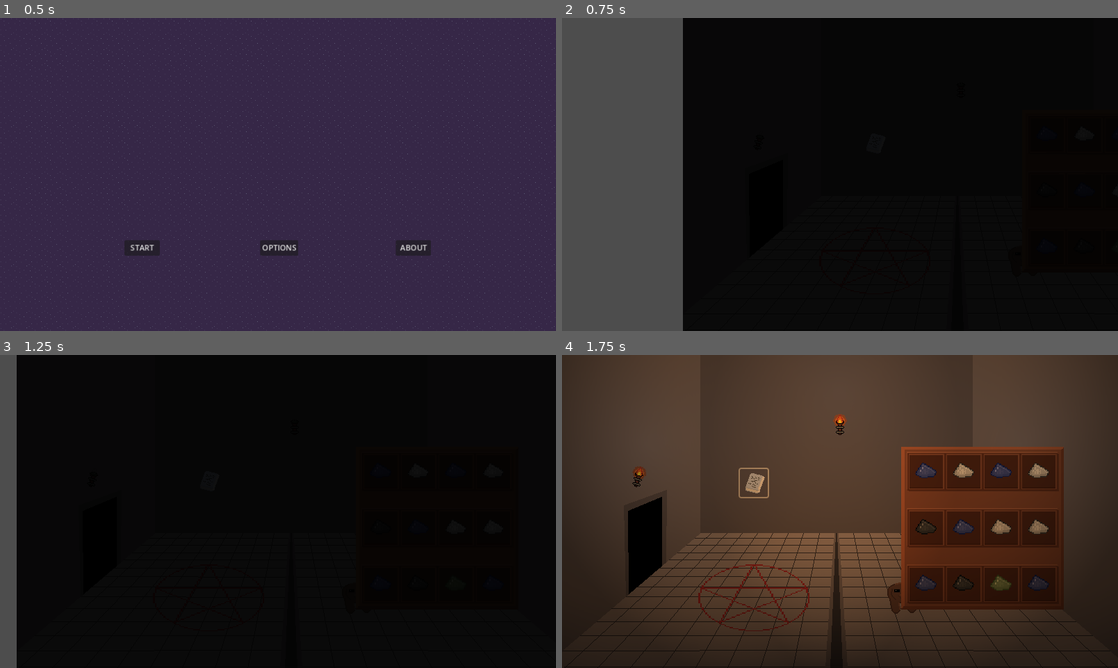
Above: before the commit, frames 1-4 (two rows, left to right).
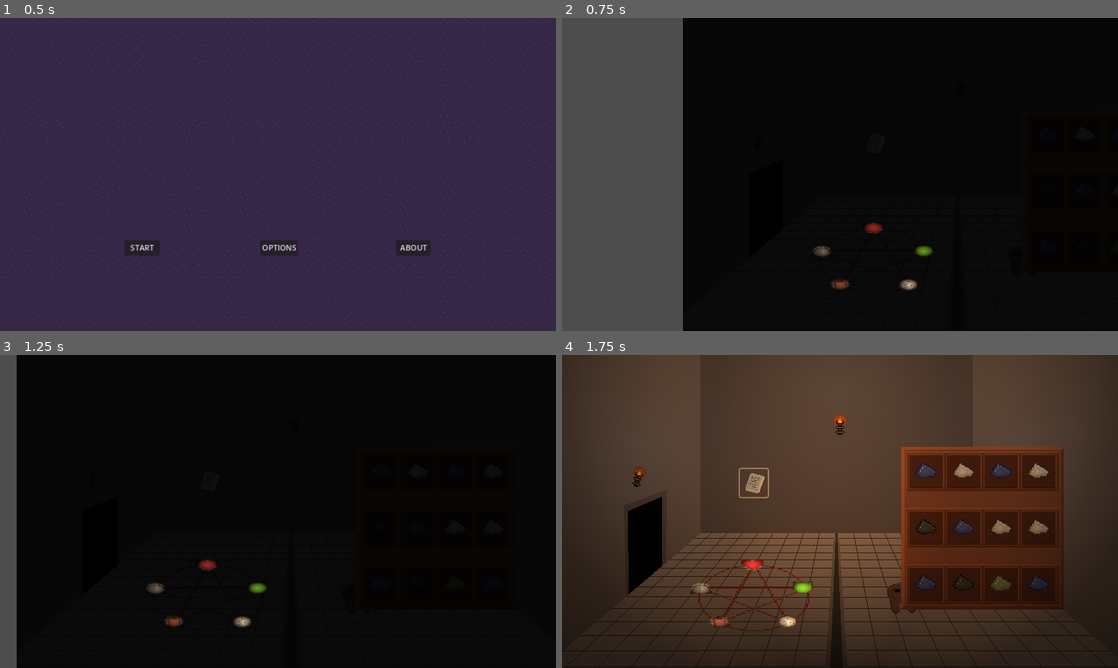
Above: after the commit, the same moments.

Repository: lewis785/ludum-dare-55
Game: Godot game, scene res://scenes/levels/main_menu.tscn
The game is run twice, just before and just after one commit, with the same random seed, the same clock (stepped at 60 frames per second) and the same inputs.
Inputs (mouse positions are in pixels of both pictures, inside the frame that each line leads up to):
- Up to frame 1 (0.5 s): no input
- Up to frame 2 (0.75 s): click "START" at 0.5 s
- Up to frame 3 (1.25 s): no input
- Up to frame 4 (1.75 s): click (773, 480) at 1.25 s

Frame 1 is identical in both runs. In frame 2, 0.4% of the frame differs, in the area x 45-67%, y 65-88%; in frame 3, 0.4%; in frame 4, 0.5%, in the area x 23-46%, y 65-88%.

Commit message:
ADD more animations for circle.

Diff:
--- a/scenes/items/summoning_circle.gd
+++ b/scenes/items/summoning_circle.gd
@@ -52,11 +52,15 @@
 func _on_area_entered(area):
 	if area.is_in_group("Ingredient"):
 		add_ingredient(area)
+		sprite_2d.animation = "Active"
+		sprite_2d.play()
 
 
 func _on_area_exited(area):
 	if area.is_in_group("Ingredient"):
 		remove_ingredient(area)
+		sprite_2d.animation = "Idle"
+		sprite_2d.play()
 
 func _on_button_pressed():
 	combine_ingredients()
--- a/scenes/items/summoning_circle.tscn
+++ b/scenes/items/summoning_circle.tscn
@@ -5,6 +5,7 @@
 [ext_resource type="Texture2D" uid="uid://cotyc24q63vx7" path="res://assets/props/circle_active-Sheet.png" id="2_qy0wq"]
 [ext_resource type="PackedScene" uid="uid://b6n5qd7skmkpc" path="res://scenes/characters/character.tscn" id="2_ytns0"]
 [ext_resource type="PackedScene" uid="uid://cxs88h1qteno5" path="res://scenes/components/character/attributes_component.tscn" id="3_pcipr"]
+[ext_resource type="PackedScene" uid="uid://b44253gukkg0b" path="res://scenes/props/Sigil.tscn" id="5_jmgye"]
 
 [sub_resource type="AtlasTexture" id="AtlasTexture_c63l2"]
 atlas = ExtResource("2_qy0wq")
@@ -564,6 +565,26 @@
 
 [node name="AttributesComponent" parent="." instance=ExtResource("3_pcipr")]
 
+[node name="Sigil1" parent="." instance=ExtResource("5_jmgye")]
+position = Vector2(-152, -47)
+animation = &"Strength1"
+
+[node name="Sigil2" parent="." instance=ExtResource("5_jmgye")]
+position = Vector2(-3, -159)
+animation = &"Health1"
+
+[node name="Sigil3" parent="." instance=ExtResource("5_jmgye")]
+position = Vector2(141, -48)
+animation = &"Defence1"
+
+[node name="Sigil4" parent="." instance=ExtResource("5_jmgye")]
+position = Vector2(97, 114)
+animation = &"Luck1"
+
+[node name="Sigil5" parent="." instance=ExtResource("5_jmgye")]
+position = Vector2(-99, 111)
+animation = &"Speed1"
+
 [connection signal="area_entered" from="." to="." method="_on_area_entered"]
 [connection signal="area_exited" from="." to="." method="_on_area_exited"]
 [connection signal="animation_finished" from="Sprite2D" to="." method="_on_sprite_2d_animation_finished"]
--- /dev/null
+++ b/scenes/props/Sigil.tscn
@@ -0,0 +1,198 @@
+[gd_scene load_steps=20 format=3 uid="uid://b44253gukkg0b"]
+
+[ext_resource type="Texture2D" uid="uid://dn7jvuouc8qan" path="res://assets/props/Stats.png" id="1_xo54m"]
+[ext_resource type="Texture2D" uid="uid://dob0w60npe88b" path="res://assets/props/Stats-Sheet-export.png" id="2_0248q"]
+[ext_resource type="Texture2D" uid="uid://douvpv364rtmr" path="res://scenes/props/sigil_torch.tres" id="3_sxo3f"]
+
+[sub_resource type="AtlasTexture" id="AtlasTexture_oknq5"]
+atlas = ExtResource("1_xo54m")
+region = Rect2(0, 0, 32, 32)
+
+[sub_resource type="AtlasTexture" id="AtlasTexture_wuxdq"]
+atlas = ExtResource("2_0248q")
+region = Rect2(32, 0, 32, 32)
+
+[sub_resource type="AtlasTexture" id="AtlasTexture_fa6xn"]
+atlas = ExtResource("2_0248q")
+region = Rect2(64, 0, 32, 32)
+
+[sub_resource type="AtlasTexture" id="AtlasTexture_pxslt"]
+atlas = ExtResource("1_xo54m")
+region = Rect2(0, 32, 32, 32)
+
+[sub_resource type="AtlasTexture" id="AtlasTexture_oelcg"]
+atlas = ExtResource("2_0248q")
+region = Rect2(32, 32, 32, 32)
+
+[sub_resource type="AtlasTexture" id="AtlasTexture_jh212"]
+atlas = ExtResource("2_0248q")
+region = Rect2(64, 32, 32, 32)
+
+[sub_resource type="AtlasTexture" id="AtlasTexture_ecx2a"]
+atlas = ExtResource("1_xo54m")
+region = Rect2(0, 128, 32, 32)
+
+[sub_resource type="AtlasTexture" id="AtlasTexture_xra03"]
+atlas = ExtResource("2_0248q")
+region = Rect2(32, 128, 32, 32)
+
+[sub_resource type="AtlasTexture" id="AtlasTexture_o45cm"]
+atlas = ExtResource("2_0248q")
+region = Rect2(64, 128, 32, 32)
+
+[sub_resource type="AtlasTexture" id="AtlasTexture_1j8vg"]
+atlas = ExtResource("1_xo54m")
+region = Rect2(0, 96, 32, 32)
+
+[sub_resource type="AtlasTexture" id="AtlasTexture_4on6i"]
+atlas = ExtResource("2_0248q")
+region = Rect2(32, 96, 32, 32)
+
+[sub_resource type="AtlasTexture" id="AtlasTexture_yelw5"]
+atlas = ExtResource("2_0248q")
+region = Rect2(64, 96, 32, 32)
+
+[sub_resource type="AtlasTexture" id="AtlasTexture_nrt1h"]
+atlas = ExtResource("1_xo54m")
+region = Rect2(0, 64, 32, 32)
+
+[sub_resource type="AtlasTexture" id="AtlasTexture_mr8tf"]
+atlas = ExtResource("2_0248q")
+region = Rect2(32, 64, 32, 32)
+
+[sub_resource type="AtlasTexture" id="AtlasTexture_7wtnq"]
+atlas = ExtResource("2_0248q")
+region = Rect2(64, 64, 32, 32)
+
+[sub_resource type="SpriteFrames" id="SpriteFrames_7h86s"]
+animations = [{
+"frames": [{
+"duration": 1.0,
+"texture": SubResource("AtlasTexture_oknq5")
+}],
+"loop": true,
+"name": &"Defence1",
+"speed": 5.0
+}, {
+"frames": [{
+"duration": 1.0,
+"texture": SubResource("AtlasTexture_wuxdq")
+}],
+"loop": true,
+"name": &"Defence2",
+"speed": 5.0
+}, {
+"frames": [{
+"duration": 1.0,
+"texture": SubResource("AtlasTexture_fa6xn")
+}],
+"loop": true,
+"name": &"Defence3",
+"speed": 5.0
+}, {
+"frames": [{
+"duration": 1.0,
+"texture": SubResource("AtlasTexture_pxslt")
+}],
+"loop": true,
+"name": &"Health1",
+"speed": 5.0
+}, {
+"frames": [{
+"duration": 1.0,
+"texture": SubResource("AtlasTexture_oelcg")
+}],
+"loop": true,
+"name": &"Health2",
+"speed": 5.0
+}, {
+"frames": [{
+"duration": 1.0,
+"texture": SubResource("AtlasTexture_jh212")
+}],
+"loop": true,
+"name": &"Health3",
+"speed": 5.0
+}, {
+"frames": [{
+"duration": 1.0,
+"texture": SubResource("AtlasTexture_ecx2a")
+}],
+"loop": true,
+"name": &"Luck1",
+"speed": 5.0
+}, {
+"frames": [{
+"duration": 1.0,
+"texture": SubResource("AtlasTexture_xra03")
+}],
+"loop": true,
+"name": &"Luck2",
+"speed": 5.0
+}, {
+"frames": [{
+"duration": 1.0,
+"texture": SubResource("AtlasTexture_o45cm")
+}],
+"loop": true,
+"name": &"Luck3",
+"speed": 5.0
+}, {
+"frames": [{
+"duration": 1.0,
+"texture": SubResource("AtlasTexture_1j8vg")
+}],
+"loop": true,
+"name": &"Speed1",
+"speed": 5.0
+}, {
+"frames": [{
+"duration": 1.0,
+"texture": SubResource("AtlasTexture_4on6i")
+}],
+"loop": true,
+"name": &"Speed2",
+"speed": 5.0
+}, {
+"frames": [{
+"duration": 1.0,
+"texture": SubResource("AtlasTexture_yelw5")
+}],
+"loop": true,
+"name": &"Speed3",
+"speed": 5.0
+}, {
+"frames": [{
+"duration": 1.0,
+"texture": SubResource("AtlasTexture_nrt1h")
+}],
+"loop": true,
+"name": &"Strength1",
+"speed": 5.0
+}, {
+"frames": [{
+"duration": 1.0,
+"texture": SubResource("AtlasTexture_mr8tf")
+}],
+"loop": true,
+"name": &"Strength2",
+"speed": 5.0
+}, {
+"frames": [{
+"duration": 1.0,
+"texture": SubResource("AtlasTexture_7wtnq")
+}],
+"loop": true,
+"name": &"Strength3",
+"speed": 5.0
+}]
+
+[node name="Sigil" type="AnimatedSprite2D"]
+scale = Vector2(2, 2)
+sprite_frames = SubResource("SpriteFrames_7h86s")
+animation = &"Strength3"
+
+[node name="PointLight2D" type="PointLight2D" parent="."]
+position = Vector2(0, 2.5)
+energy = 13.35
+texture = ExtResource("3_sxo3f")
--- /dev/null
+++ b/scenes/props/sigil_torch.tres
@@ -0,0 +1,15 @@
+[gd_resource type="GradientTexture2D" load_steps=2 format=3 uid="uid://douvpv364rtmr"]
+
+[sub_resource type="Gradient" id="Gradient_5sqro"]
+offsets = PackedFloat32Array(0, 0.51782, 1)
+colors = PackedColorArray(1, 1, 1, 1, 0.941176, 0.776471, 0.576471, 0.796078, 0, 0, 0, 1)
+
+[resource]
+gradient = SubResource("Gradient_5sqro")
+width = 32
+height = 32
+fill = 1
+fill_from = Vector2(0.5, 0.45)
+fill_to = Vector2(0.1, 0.2)
+metadata/_snap_enabled = true
+metadata/_snap_count = 20
Binary file added: assets/props/Stats-Sheet-export.png
Not shown, added: assets/props/Stats-Sheet-export.png.import
Binary file added: assets/props/Stats.png
Not shown, added: assets/props/Stats.png.import
